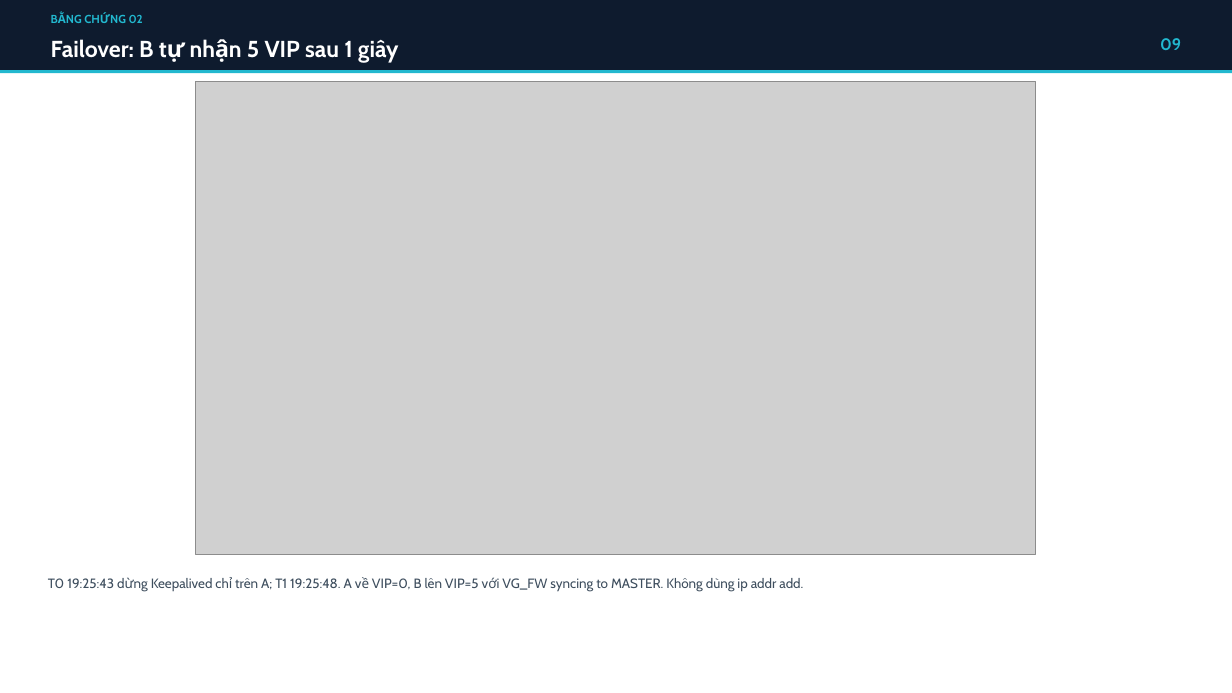
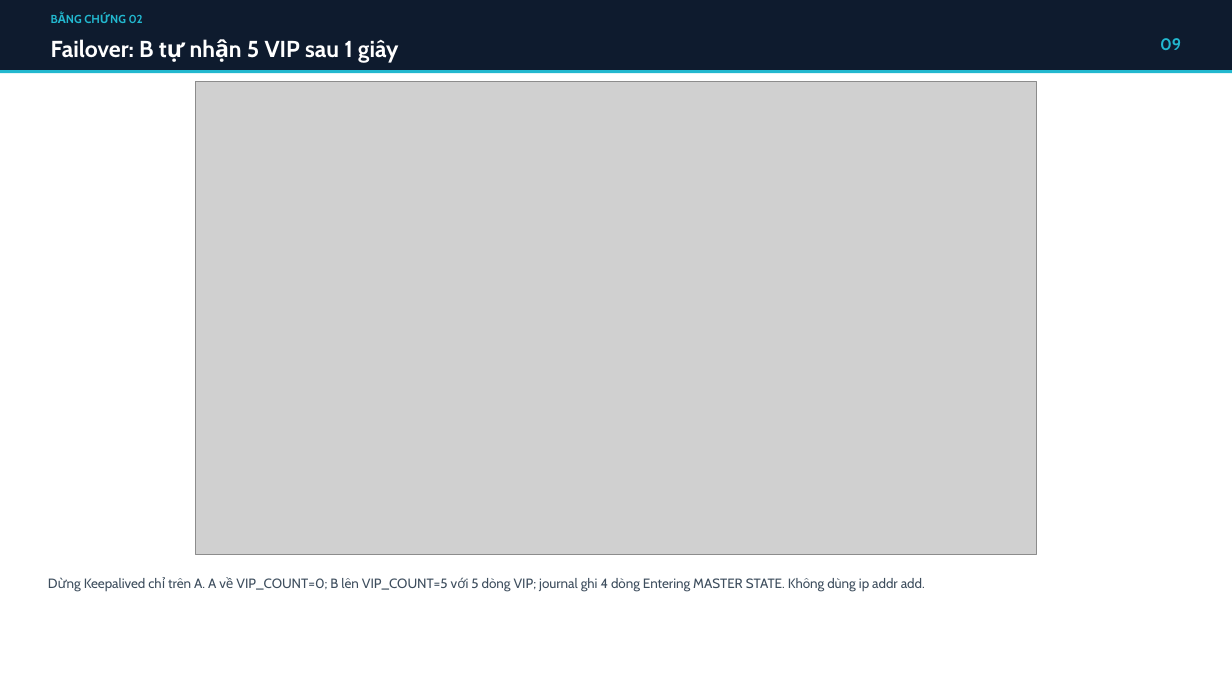
Before and after one commit to quanbao2603/ha-lb-security-lab, a slide deck: slide 9 of docs/minh-hung/20261116-bao-cao-nghiem-thu-lab-ha-security.pptx. Drawn at 1232x693 pixels with LibreOffice and Linux fonts; fonts in the diff are those of the drawing; grey boxes stand for pictures. Boxes give left, top, right and bottom in pixels: in the first picture for what was removed or moved away, otherwise in the second. Text is boxed around its words. In the diff, an @@ line names an element or a change of style, - is before the commit and + after.

```diff
--- a/docs/minh-hung/20261116-bao-cao-nghiem-thu-lab-ha-security.pptx
+++ b/docs/minh-hung/20261116-bao-cao-nghiem-thu-lab-ha-security.pptx
@@ text at (84, 578, 925, 592): text changed @@
-T0 19:25:43 dừng Keepalived chỉ trên A; T1 19:25:48. A về VIP=0, B lên VIP=5 với VG_FW syncing to MASTER. Không dùng ip addr add.
+Dừng Keepalived chỉ trên A. A về VIP_COUNT=0; B lên VIP_COUNT=5 với 5 dòng VIP; journal ghi 4 dòng Entering MASTER STATE. Không dùng ip addr add.
```
Also in this commit, not shown: 1 other slide changed, 5 other files.
